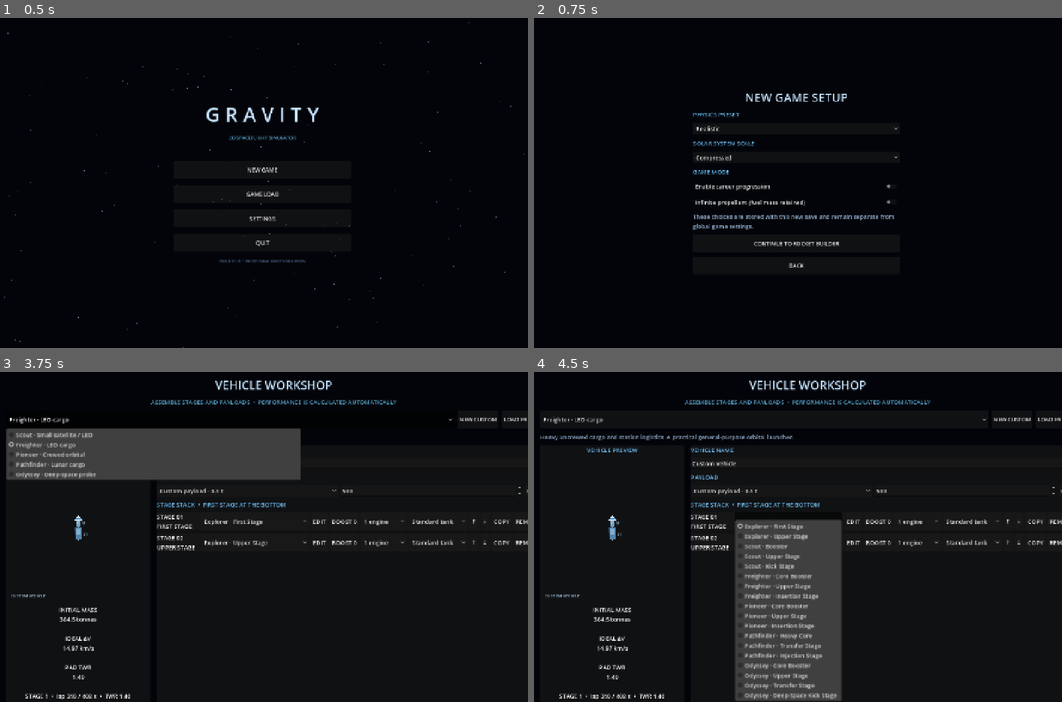
Above: before the commit, frames 1-4 (two rows, left to right).
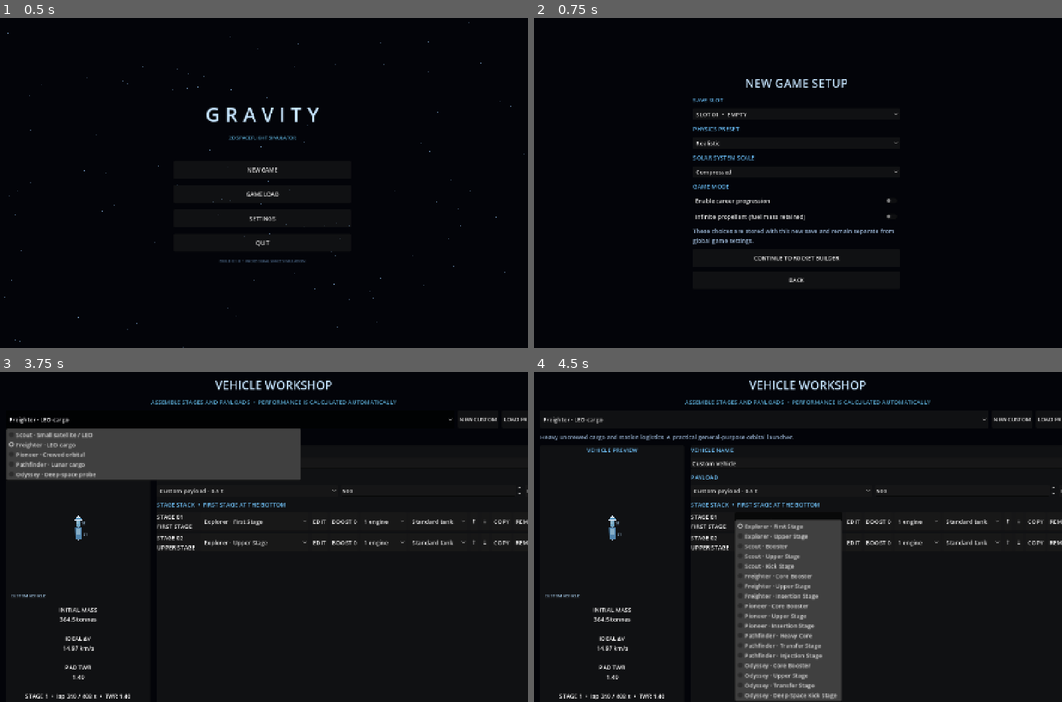
Above: after the commit, the same moments.

Repository: Blagos1195/Gravity-simulator
Game: Godot game, scene res://scenes/main.tscn
Two runs of this game, one before a commit and one after it. Both use one fixed random seed, a clock stepped at 60 frames per second and the inputs below.
Inputs:
- Up to frame 1 (0.5 s): no input
- Up to frame 2 (0.75 s): click "NEW GAME" at 0.5 s
- Up to frame 3 (3.75 s): click "CONTINUE TO ROCKET BUILDER" at 1.25 s; click "NEW CUSTOM" at 2 s; click "NEW CUSTOM" at 2.75 s; click "Freighter · LEO cargo" at 3.5 s
- Up to frame 4 (4.5 s): click "Explorer · First Stage" at 4.25 s

Frame 1 is identical in both runs. In frame 2, 2.9% of the frame differs, in the area x 30-70%, y 18-81%; in frame 3, less than 0.1%; in frame 4, less than 0.1%.

Commit message:
Protect new games and improve save backups

Diff:
--- a/Gravity/scripts/main.gd
+++ b/Gravity/scripts/main.gd
@@ -24,6 +24,7 @@
 var infinite_weightless_fuel := false
 var simulate_belt_collisions := false
 var save_slot := 1
+var new_game_slot := 1
 var sim
 var fleet_sims: Array = []
 var active_vehicle_index := 0
@@ -1264,7 +1265,28 @@
 	orbited_body_names.clear()
 	rocket_design = RocketDesign.create_default()
 	infinite_weightless_fuel = false
+	new_game_slot = 1
+	for slot in range(1, 9):
+		if not _save_exists(slot):
+			new_game_slot = slot
+			break
 	_show_new_game_setup()
+
+func _confirm_new_game_slot() -> void:
+	if _save_exists(new_game_slot):
+		var confirmation := ConfirmationDialog.new()
+		confirmation.title = "OVERWRITE SAVE?"
+		confirmation.dialog_text = "SLOT %02d already contains a game. Starting here will replace that save. Its previous state will be kept in save history." % new_game_slot
+		confirmation.ok_button_text = "OVERWRITE SLOT %02d" % new_game_slot
+		confirmation.confirmed.connect(func():
+			save_slot = new_game_slot
+			_show_vehicle_editor()
+		)
+		add_child(confirmation)
+		confirmation.popup_centered()
+		return
+	save_slot = new_game_slot
+	_show_vehicle_editor()
 
 func _show_new_game_setup() -> void:
 	for child in get_children():
@@ -1287,6 +1309,14 @@
 	heading.add_theme_font_size_override("font_size", 32)
 	heading.add_theme_color_override("font_color", Color(0.78, 0.9, 1.0))
 	root.add_child(heading)
+	_add_setting_label(root, "SAVE SLOT")
+	var slot_picker := OptionButton.new()
+	for slot in range(1, 9):
+		var slot_status := "EMPTY" if not _save_exists(slot) else "EXISTING SAVE  •  OVERWRITE"
+		slot_picker.add_item("SLOT %02d  •  %s" % [slot, slot_status])
+	slot_picker.select(new_game_slot - 1)
+	slot_picker.item_selected.connect(func(index: int): new_game_slot = index + 1)
+	root.add_child(slot_picker)
 	_add_setting_label(root, "PHYSICS PRESET")
 	var physics := OptionButton.new()
 	for option in ["Arcade", "Standard", "Realistic", "Hardcore"]:
@@ -1317,7 +1347,7 @@
 	note.autowrap_mode = TextServer.AUTOWRAP_WORD_SMART
 	note.add_theme_color_override("font_color", Color(0.58, 0.68, 0.8))
 	root.add_child(note)
-	_add_button(root, "CONTINUE TO ROCKET BUILDER", _show_vehicle_editor)
+	_add_button(root, "CONTINUE TO ROCKET BUILDER", _confirm_new_game_slot)
 	_add_button(root, "BACK", _build_menu)
 
 func _save_exists(slot: int) -> bool:
@@ -2867,7 +2897,7 @@
 	if not DirAccess.dir_exists_absolute(ProjectSettings.globalize_path(directory)):
 		return paths
 	for filename in DirAccess.get_files_at(directory):
-		if filename.begins_with("auto_") and filename.ends_with(".json"):
+		if (filename.begins_with("auto_") or filename.begins_with("manual_")) and filename.ends_with(".json"):
 			paths.append(directory.path_join(filename))
 	paths.sort_custom(func(a: String, b: String) -> bool:
 		return FileAccess.get_modified_time(a) > FileAccess.get_modified_time(b)
@@ -2879,10 +2909,42 @@
 	for i in range(keep_count, paths.size()):
 		DirAccess.remove_absolute(ProjectSettings.globalize_path(paths[i]))
 
+func _write_save_file(path: String, data: Dictionary) -> bool:
+	var absolute_path := ProjectSettings.globalize_path(path)
+	var temporary_path := absolute_path + ".tmp"
+	var file := FileAccess.open(temporary_path, FileAccess.WRITE)
+	if file == null:
+		return false
+	file.store_string(JSON.stringify(data, "\t"))
+	file.flush()
+	file.close()
+	if FileAccess.get_open_error() != OK:
+		DirAccess.remove_absolute(temporary_path)
+		return false
+	if FileAccess.file_exists(path):
+		var previous_path := absolute_path + ".previous"
+		if FileAccess.file_exists(previous_path):
+			DirAccess.remove_absolute(previous_path)
+		var backup_error := DirAccess.rename_absolute(absolute_path, previous_path)
+		if backup_error != OK:
+			DirAccess.remove_absolute(temporary_path)
+			return false
+		var replace_error := DirAccess.rename_absolute(temporary_path, absolute_path)
+		if replace_error != OK:
+			DirAccess.rename_absolute(previous_path, absolute_path)
+			DirAccess.remove_absolute(temporary_path)
+			return false
+		DirAccess.remove_absolute(previous_path)
+	else:
+		var install_error := DirAccess.rename_absolute(temporary_path, absolute_path)
+		if install_error != OK:
+			DirAccess.remove_absolute(temporary_path)
+			return false
+	return true
+
 func _save_game(automatic: bool) -> void:
-	if not sim:
-		return
-
+	if not sim or fleet_sims.is_empty():
+		return
 	var data: Dictionary = sim.get_save_data()
 	var saved_vehicles: Array[Dictionary] = []
 	for vehicle in fleet_sims:
@@ -2897,6 +2959,9 @@
 	data["world_scale"] = world_scale
 	data["career_enabled"] = career_enabled
 	data["slot"] = save_slot
+	data["save_version"] = 2
+	data["saved_at_unix"] = int(Time.get_unix_time_from_system())
+	data["save_name"] = str(sim.vehicle_name)
 	data["discovery_state"] = discovery_state.duplicate(true)
 	data["funds"] = funds
 	data["total_revenue_earned"] = total_revenue_earned
@@ -2904,31 +2969,35 @@
 	data["mission_state"] = mission_state.duplicate(true)
 	data["orbited_body_names"] = orbited_body_names.duplicate(true)
 
-	if automatic:
-		var history_directory := "%s/history/slot_%02d" % [SAVE_DIR, save_slot]
-		DirAccess.make_dir_recursive_absolute(ProjectSettings.globalize_path(history_directory))
-		var history_name := "auto_%d_%d.json" % [int(Time.get_unix_time_from_system()), Time.get_ticks_usec()]
+	var history_directory := "%s/history/slot_%02d" % [SAVE_DIR, save_slot]
+	DirAccess.make_dir_recursive_absolute(ProjectSettings.globalize_path(history_directory))
+	var path := "%s/slot_%02d.json" % [SAVE_DIR, save_slot]
+	if FileAccess.file_exists(path):
+		var history_prefix := "auto" if automatic else "manual"
+		var history_name := "%s_%d_%d.json" % [history_prefix, int(Time.get_unix_time_from_system()), Time.get_ticks_usec()]
 		var history_path := history_directory.path_join(history_name)
+		var current_file := FileAccess.open(path, FileAccess.READ)
+		if current_file == null:
+			if status_label:
+				status_label.text = "EXISTING SAVE COULD NOT BE BACKED UP"
+			return
+		var current_data := current_file.get_as_text()
+		current_file.close()
 		var history_file := FileAccess.open(history_path, FileAccess.WRITE)
-		if history_file:
-			history_file.store_string(JSON.stringify(data, "\t"))
-			history_file.close()
-			_prune_autosave_history(save_slot)
-		else:
+		if history_file == null:
 			if status_label:
-				status_label.text = "AUTOSAVE HISTORY COULD NOT BE WRITTEN"
-
-	DirAccess.make_dir_recursive_absolute(ProjectSettings.globalize_path(SAVE_DIR))
-	var path := "%s/slot_%02d.json" % [SAVE_DIR, save_slot]
-	var file := FileAccess.open(path, FileAccess.WRITE)
-	if file:
-		file.store_string(JSON.stringify(data, "\t"))
-		file.close()
+				status_label.text = "SAVE HISTORY COULD NOT BE WRITTEN"
+			return
+		history_file.store_string(current_data)
+		history_file.flush()
+		history_file.close()
+		_prune_autosave_history(save_slot)
+	if not _write_save_file(path, data):
 		if status_label:
-			status_label.text = ("AUTOSAVED" if automatic else "SAVED") + "  •  SLOT %02d" % save_slot
-	else:
-		if status_label:
-			status_label.text = "SAVE COULD NOT BE WRITTEN"
+			status_label.text = "SAVE COULD NOT BE WRITTEN  •  ORIGINAL PRESERVED"
+		return
+	if status_label:
+		status_label.text = ("AUTOSAVED" if automatic else "SAVED") + "  •  SLOT %02d" % save_slot
 
 func _load_menu_path(slot: int, path: String) -> void:
 	save_slot = slot
